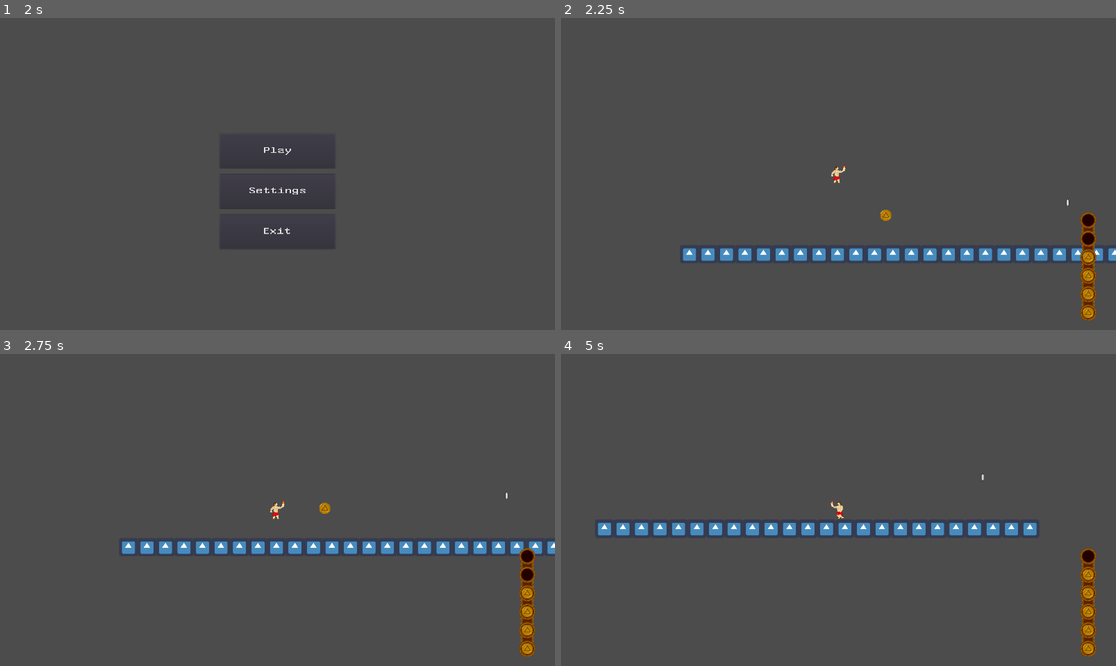
Above: before the commit, frames 1-4 (two rows, left to right).
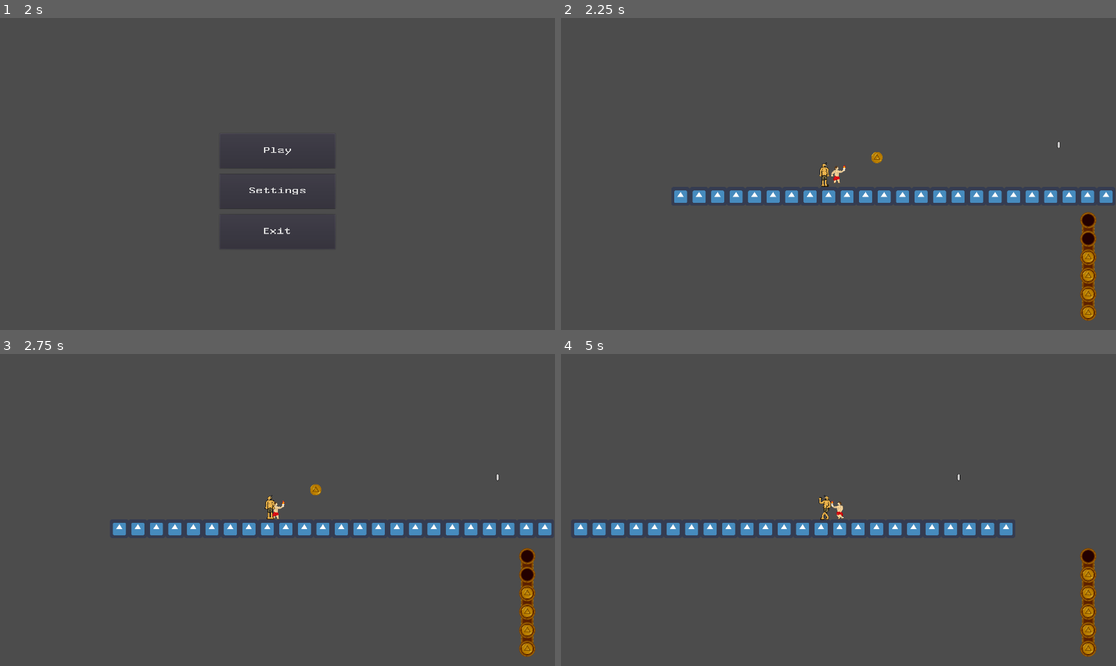
Above: after the commit, the same moments.

Repository: Shapkofil/prometheus
Game: Godot game, scene res://UI/MainMenu.tscn
The game is run twice, just before and just after one commit, with the same random seed, the same clock (stepped at 60 frames per second) and the same inputs. The engine's default icon, where the game draws it, is replaced by a stand-in: a white triangle on a blue panel in a dark square.
Inputs:
- Up to frame 1 (2 s): click "Settings" at 0.5 s; click "Back" at 1.25 s
- Up to frame 2 (2.25 s): click "Play" at 2 s
- Up to frame 3 (2.75 s): no input
- Up to frame 4 (5 s): hold Right (ui_right) 2.78-4.28 s; tap Up (ui_up) at 3.02, 3.77 s; hold Left (ui_left) from 4.28 s (still down)

Frame 1 is identical in both runs. In frame 2, 4.8% of the frame differs, in the area x 20-100%, y 39-78%; in frame 3, 4.7%; in frame 4, 2.5%.

Commit message:
Added a cyclops

Diff:
--- a/Prometheus/CanvasLayer.gd
+++ b/Prometheus/CanvasLayer.gd
@@ -18,14 +18,10 @@
 	get_child(0).visible = not isPaused
 
 
-
-func _on_Settings_pressed():
-# warning-ignore:return_value_discarded
-	get_tree().change_scene("res://UI/Settings.tscn")
-
-
 func _on_RestartLevel_pressed():
-	GlobalVars.playerSavedPosition = [100, 0]
+	GlobalVars.hasCoin = false
+	GlobalVars.hasMirror = false
+	GlobalVars.playerSavedPosition = [100, 200]
 	get_tree().paused = false
 # warning-ignore:return_value_discarded
 	get_tree().change_scene("res://Node2D.tscn")
@@ -33,6 +29,8 @@
 
 func _on_QuitToMain_pressed():
 	get_tree().paused = false
+	GlobalVars.hasCoin = false
+	GlobalVars.hasMirror = false
 	GlobalVars.playerSavedPosition = [100, 0]
 # warning-ignore:return_value_discarded
 	get_tree().change_scene("res://UI/MainMenu.tscn")
--- /dev/null
+++ b/Prometheus/CyclopsMob.gd
@@ -0,0 +1,51 @@
+extends KinematicBody2D
+
+var direction = false
+
+func _ready():
+	position = Vector2(100, 200)
+
+export var GRAVITY = 700.0 # pixels/second/second
+
+# Angle in degrees towards either side that the player can consider "floor"
+export var FLOOR_ANGLE_TOLERANCE = 40
+export var WALK_FORCE = 600
+export var WALK_MIN_SPEED = 10
+export var WALK_MAX_SPEED = 200
+
+export var SLIDE_STOP_VELOCITY = 1.0 # one pixel/second
+export var SLIDE_STOP_MIN_TRAVEL = 1.0 # one pixel
+
+var velocity = Vector2()
+var on_air_time = 100
+
+var random_props = {}
+
+
+
+func _physics_process(delta):
+	# Create forces
+	var force = Vector2(0, GRAVITY)
+
+	if direction:
+		if velocity.x <= WALK_MIN_SPEED and velocity.x > -WALK_MAX_SPEED:
+			force.x -= WALK_FORCE
+			$AnimatedSprite.play("move-loop")
+			$AnimatedSprite.flip_h = false
+
+	elif direction == false:
+		if velocity.x >= -WALK_MIN_SPEED and velocity.x < WALK_MAX_SPEED:
+			force.x += WALK_FORCE
+			$AnimatedSprite.play("move-loop")
+			$AnimatedSprite.flip_h = true
+
+	# Integrate forces to velocity
+	velocity += force * delta
+	# Integrate velocity into motion and move
+	velocity = move_and_slide(velocity, Vector2(0, -1))
+
+	if position.x > 250 and direction == false:
+		direction = true
+
+	if position.x < -5 and direction == true:
+		direction = false
--- a/Prometheus/Node2D.tscn
+++ b/Prometheus/Node2D.tscn
@@ -11,12 +11,15 @@
 [ext_resource path="res://UI/west_england.ttf" type="DynamicFontData" id=9]
 [ext_resource path="res://UI/QuitToMain.gd" type="Script" id=10]
 [ext_resource path="res://UI/PauseMenu.gd" type="Script" id=11]
-[ext_resource path="res://UI/SettingsMenu.gd" type="Script" id=12]
+[ext_resource path="res://CyclopsMob.gd" type="Script" id=12]
 [ext_resource path="res://Resume.gd" type="Script" id=13]
 [ext_resource path="res://CanvasLayer.gd" type="Script" id=14]
 [ext_resource path="res://Player/Legs.gd" type="Script" id=15]
-
-[sub_resource type="Shader" id=1]
+[ext_resource path="res://Assets/CyclopsMovement/cyclops movement 1.png" type="Texture" id=16]
+[ext_resource path="res://Assets/CyclopsMovement/cyclops movement 2.png" type="Texture" id=17]
+[ext_resource path="res://Assets/CyclopsMovement/cyclops movement 3.png" type="Texture" id=18]
+
+[sub_resource type="Shader" id=3]
 code = "shader_type canvas_item;
 
 uniform float size_x=0.005;
@@ -117,27 +120,19 @@
 scale = 6.0
 scale_random = 1.0
 
-[sub_resource type="AtlasTexture" id=7]
+[sub_resource type="AtlasTexture" id=9]
 flags = 4
 atlas = ExtResource( 7 )
 region = Rect2( 0, 192, 64, 64 )
 
-[sub_resource type="SpriteFrames" id=8]
+[sub_resource type="SpriteFrames" id=10]
 animations = [ {
-"frames": [ SubResource( 7 ) ],
+"frames": [ SubResource( 9 ) ],
 "loop": true,
 "name": "default",
 "speed": 5.0
 } ]
 
-[sub_resource type="DynamicFont" id=9]
-size = 40
-font_data = ExtResource( 9 )
-
-[sub_resource type="DynamicFont" id=10]
-size = 40
-font_data = ExtResource( 9 )
-
 [sub_resource type="DynamicFont" id=11]
 size = 40
 font_data = ExtResource( 9 )
@@ -154,11 +149,22 @@
 size = 40
 font_data = ExtResource( 9 )
 
+[sub_resource type="SpriteFrames" id=1]
+animations = [ {
+"frames": [ ExtResource( 16 ), ExtResource( 17 ), ExtResource( 18 ) ],
+"loop": true,
+"name": "move-loop",
+"speed": 5.0
+} ]
+
+[sub_resource type="RectangleShape2D" id=2]
+extents = Vector2( 19.2206, 41.6267 )
+
 [node name="Node2D" type="Node2D"]
-material = SubResource( 2 )
+material = SubResource( 4 )
 
 [node name="TileMap" type="TileMap" parent="."]
-tile_set = SubResource( 5 )
+tile_set = SubResource( 7 )
 cell_quadrant_size = 64
 format = 1
 tile_data = PoolIntArray( 327673, 0, 0, 327674, 0, 0, 327675, 0, 0, 327676, 0, 0, 327677, 0, 0, 327678, 0, 0, 327679, 0 …(243 unchanged characters)…
@@ -222,11 +228,11 @@
 
 [node name="Label" type="Label" parent="CanvasLayer/PauseMenu"]
 margin_left = 830.0
-margin_top = 160.0
+margin_top = 300.0
 margin_right = 1080.0
-margin_bottom = 220.0
+margin_bottom = 360.0
 rect_pivot_offset = Vector2( 125, 30 )
-custom_fonts/font = SubResource( 9 )
+custom_fonts/font = SubResource( 11 )
 text = "Pause menu"
 __meta__ = {
 "_edit_use_anchors_": false
@@ -234,47 +240,22 @@
 
 [node name="Resume" type="Button" parent="CanvasLayer/PauseMenu"]
 margin_left = 800.0
-margin_top = 300.0
+margin_top = 420.0
 margin_right = 1120.0
-margin_bottom = 370.0
+margin_bottom = 490.0
 rect_pivot_offset = Vector2( 160, 35 )
-custom_fonts/font = SubResource( 10 )
+custom_fonts/font = SubResource( 12 )
 text = "Resume"
 script = ExtResource( 13 )
 __meta__ = {
 "_edit_use_anchors_": false
 }
 
-[node name="Settings" type="Button" parent="CanvasLayer/PauseMenu"]
+[node name="RestartLevel" type="Button" parent="CanvasLayer/PauseMenu"]
 margin_left = 800.0
-margin_top = 400.0
+margin_top = 520.0
 margin_right = 1120.0
-margin_bottom = 470.0
-rect_pivot_offset = Vector2( 160, 35 )
-custom_fonts/font = SubResource( 11 )
-text = "Settings"
-script = ExtResource( 12 )
-__meta__ = {
-"_edit_use_anchors_": false
-}
-
-[node name="SaveGame" type="Button" parent="CanvasLayer/PauseMenu"]
-margin_left = 800.0
-margin_top = 500.0
-margin_right = 1120.0
-margin_bottom = 570.0
-rect_pivot_offset = Vector2( 160, 35 )
-custom_fonts/font = SubResource( 12 )
-text = "Save game"
-__meta__ = {
-"_edit_use_anchors_": false
-}
-
-[node name="RestartLevel" type="Button" parent="CanvasLayer/PauseMenu"]
-margin_left = 801.67
-margin_top = 600.0
-margin_right = 1121.67
-margin_bottom = 670.0
+margin_bottom = 590.0
 custom_fonts/font = SubResource( 13 )
 text = "Restart level"
 __meta__ = {
@@ -282,10 +263,10 @@
 }
 
 [node name="QuitToMain" type="Button" parent="CanvasLayer/PauseMenu"]
-margin_left = 746.0
-margin_top = 730.0
-margin_right = 1206.0
-margin_bottom = 800.0
+margin_left = 720.0
+margin_top = 620.0
+margin_right = 1180.0
+margin_bottom = 690.0
 rect_pivot_offset = Vector2( 230, 35 )
 custom_fonts/font = SubResource( 14 )
 text = "Quit to main menu"
@@ -293,7 +274,17 @@
 __meta__ = {
 "_edit_use_anchors_": false
 }
+
+[node name="CyclopsMob" type="KinematicBody2D" parent="."]
+script = ExtResource( 12 )
+
+[node name="AnimatedSprite" type="AnimatedSprite" parent="CyclopsMob"]
+frames = SubResource( 1 )
+animation = "move-loop"
+
+[node name="CollisionShape2D" type="CollisionShape2D" parent="CyclopsMob"]
+position = Vector2( -4.76656, 2.38329 )
+shape = SubResource( 2 )
 [connection signal="pressed" from="CanvasLayer/PauseMenu/Resume" to="CanvasLayer" method="_on_Resume_pressed"]
-[connection signal="pressed" from="CanvasLayer/PauseMenu/Settings" to="CanvasLayer" method="_on_Settings_pressed"]
 [connection signal="pressed" from="CanvasLayer/PauseMenu/RestartLevel" to="CanvasLayer" method="_on_RestartLevel_pressed"]
 [connection signal="pressed" from="CanvasLayer/PauseMenu/QuitToMain" to="CanvasLayer" method="_on_QuitToMain_pressed"]
--- /dev/null
+++ b/Prometheus/Player/Mobs/CyclopsMob.tscn
@@ -0,0 +1,28 @@
+[gd_scene load_steps=6 format=2]
+
+[ext_resource path="res://Assets/CyclopsMovement/cyclops movement 1.png" type="Texture" id=1]
+[ext_resource path="res://Assets/CyclopsMovement/cyclops movement 2.png" type="Texture" id=2]
+[ext_resource path="res://Assets/CyclopsMovement/cyclops movement 3.png" type="Texture" id=3]
+
+[sub_resource type="SpriteFrames" id=1]
+animations = [ {
+"frames": [ ExtResource( 1 ), ExtResource( 2 ), ExtResource( 3 ) ],
+"loop": true,
+"name": "move-loop",
+"speed": 5.0
+} ]
+
+[sub_resource type="RectangleShape2D" id=2]
+extents = Vector2( 19.2206, 41.6267 )
+
+[node name="CyclopsMob" type="KinematicBody2D"]
+
+[node name="AnimatedSprite" type="AnimatedSprite" parent="."]
+frames = SubResource( 1 )
+animation = "move-loop"
+frame = 1
+playing = true
+
+[node name="CollisionShape2D" type="CollisionShape2D" parent="."]
+position = Vector2( -4.76656, 2.38329 )
+shape = SubResource( 2 )
--- a/Prometheus/Player/player.tscn
+++ b/Prometheus/Player/player.tscn
@@ -7,22 +7,22 @@
 
 [sub_resource type="AtlasTexture" id=1]
 flags = 4
-atlas = ExtResource( 3 )
+atlas = ExtResource( 4 )
 region = Rect2( 0, 0, 64, 64 )
 
 [sub_resource type="AtlasTexture" id=2]
 flags = 4
-atlas = ExtResource( 3 )
+atlas = ExtResource( 4 )
 region = Rect2( 64, 0, 64, 64 )
 
 [sub_resource type="AtlasTexture" id=3]
 flags = 4
-atlas = ExtResource( 3 )
+atlas = ExtResource( 4 )
 region = Rect2( 128, 0, 64, 64 )
 
 [sub_resource type="AtlasTexture" id=4]
 flags = 4
-atlas = ExtResource( 3 )
+atlas = ExtResource( 4 )
 region = Rect2( 192, 0, 64, 64 )
 
 [sub_resource type="AtlasTexture" id=5]
@@ -57,29 +57,29 @@
 
 [sub_resource type="AtlasTexture" id=11]
 flags = 4
-atlas = ExtResource( 4 )
+atlas = ExtResource( 3 )
 region = Rect2( 0, 0, 64, 64 )
 
 [sub_resource type="AtlasTexture" id=12]
 flags = 4
-atlas = ExtResource( 4 )
+atlas = ExtResource( 3 )
 region = Rect2( 64, 0, 64, 64 )
 
 [sub_resource type="AtlasTexture" id=13]
 flags = 4
-atlas = ExtResource( 4 )
+atlas = ExtResource( 3 )
 region = Rect2( 128, 0, 64, 64 )
 
 [sub_resource type="AtlasTexture" id=14]
 flags = 4
-atlas = ExtResource( 4 )
+atlas = ExtResource( 3 )
 region = Rect2( 192, 0, 64, 64 )
 
 [sub_resource type="SpriteFrames" id=15]
 animations = [ {
 "frames": [ SubResource( 1 ), SubResource( 2 ), SubResource( 3 ), SubResource( 4 ) ],
 "loop": true,
-"name": "move-loop",
+"name": "jump-loop",
 "speed": 5.0
 }, {
 "frames": [ SubResource( 5 ), SubResource( 6 ), SubResource( 7 ), SubResource( 8 ), SubResource( 9 ), SubResource( 10 ) ],
@@ -89,7 +89,7 @@
 }, {
 "frames": [ SubResource( 11 ), SubResource( 12 ), SubResource( 13 ), SubResource( 14 ) ],
 "loop": true,
-"name": "jump-loop",
+"name": "move-loop",
 "speed": 5.0
 } ]
 
--- a/Prometheus/Presets/FireBar/Firebar.gd
+++ b/Prometheus/Presets/FireBar/Firebar.gd
@@ -5,7 +5,6 @@
 func _ready():
 	get_parent().subscribe(self)
 	update_fire()
-	pass # Replace with function body.
 
 
 func update_fire():
--- a/Prometheus/Presets/Interactable/Fire_coin.gd
+++ b/Prometheus/Presets/Interactable/Fire_coin.gd
@@ -8,9 +8,11 @@
 
 # Called when the node enters the scene tree for the first time.
 func _ready():
-	pass # Replace with function body.
+	if GlobalVars.hasCoin == true:
+		visible = false
 
 func execute(collisions):
+	GlobalVars.hasCoin = true
 	for collision in collisions:
 		if collision.name == "player":
 			collision.affect_fire(1,0)
--- a/Prometheus/Presets/Interactable/Interactable.tscn
+++ b/Prometheus/Presets/Interactable/Interactable.tscn
@@ -3,10 +3,11 @@
 [ext_resource path="res://Presets/Interactable/Interactable.gd" type="Script" id=2]
 
 [sub_resource type="RectangleShape2D" id=1]
-extents = Vector2( 56.3365, 56.5477 )
+extents = Vector2( 27.6408, 30.1212 )
 
 [node name="Interactable" type="Area2D"]
 script = ExtResource( 2 )
 
 [node name="CollisionShape2D" type="CollisionShape2D" parent="."]
+position = Vector2( 0.663422, 0 )
 shape = SubResource( 1 )
--- a/Prometheus/Presets/Interactable/Mirror.gd
+++ b/Prometheus/Presets/Interactable/Mirror.gd
@@ -8,9 +8,11 @@
 
 # Called when the node enters the scene tree for the first time.
 func _ready():
-	pass # Replace with function body.
+	if GlobalVars.hasMirror == true:
+		visible = false
 
 func execute(collisions):
+	GlobalVars.hasMirror = true
 	for collision in collisions:
 		if collision.name == "player":
 			collision.random_props['hasMirror'] = true
--- a/Prometheus/UI/GlobalVars.gd
+++ b/Prometheus/UI/GlobalVars.gd
@@ -1,4 +1,8 @@
 extends Node
 
 var lastScene = null
-var playerSavedPosition = Vector2(100, 0)
+var playerSavedPosition = Vector2(100, 200)
+
+
+var hasCoin = false
+var hasMirror = false
--- a/Prometheus/UI/PauseMenu.gd
+++ b/Prometheus/UI/PauseMenu.gd
@@ -4,36 +4,3 @@
 
 func _ready():
 	GlobalVars.lastScene = "res://Node2D.tscn"
-
-
-#func _input(event):
-#	if event.is_action_pressed("ui_pause"):
-#		isPaused = not get_tree().paused
-#		get_tree().paused = not get_tree().paused
-#		visible = isPaused
-#
-#
-#func _on_Resume_pressed():
-#	get_tree().paused = not get_tree().paused
-#	visible = not isPaused
-#	print("Resume clicked!")
-#
-#
-#
-#func _on_Settings_pressed():
-## warning-ignore:return_value_discarded
-#	get_tree().change_scene("res://UI/Settings.tscn")
-#
-#
-#func _on_RestartLevel_pressed():
-#	GlobalVars.playerSavedPosition = [100, 0]
-#	get_tree().paused = false
-## warning-ignore:return_value_discarded
-#	get_tree().change_scene("res://Node2D.tscn")
-#	print("Restart clicked!")
-#
-#
-#func _on_QuitToMain_pressed():
-#	GlobalVars.playerSavedPosition = [100, 0]
-## warning-ignore:return_value_discarded
-#	get_tree().change_scene("res://UI/MainMenu.tscn")
--- a/Prometheus/UI/PauseMenu.tscn
+++ b/Prometheus/UI/PauseMenu.tscn
@@ -1,31 +1,22 @@
-[gd_scene load_steps=11 format=2]
+[gd_scene load_steps=8 format=2]
 
 [ext_resource path="res://UI/west_england.ttf" type="DynamicFontData" id=1]
 [ext_resource path="res://UI/QuitToMain.gd" type="Script" id=2]
-[ext_resource path="res://UI/SettingsMenu.gd" type="Script" id=3]
 [ext_resource path="res://UI/PauseMenu.gd" type="Script" id=4]
 
-[sub_resource type="DynamicFont" id=8]
+[sub_resource type="DynamicFont" id=1]
 size = 40
 font_data = ExtResource( 1 )
 
-[sub_resource type="DynamicFont" id=9]
+[sub_resource type="DynamicFont" id=2]
 size = 40
 font_data = ExtResource( 1 )
 
-[sub_resource type="DynamicFont" id=10]
-size = 40
-font_data = ExtResource( 1 )
-
-[sub_resource type="DynamicFont" id=11]
-size = 40
-font_data = ExtResource( 1 )
-
-[sub_resource type="DynamicFont" id=12]
+[sub_resource type="DynamicFont" id=3]
 size = 38
 font_data = ExtResource( 1 )
 
-[sub_resource type="DynamicFont" id=13]
+[sub_resource type="DynamicFont" id=4]
 size = 40
 font_data = ExtResource( 1 )
 
@@ -42,12 +33,12 @@
 
 [node name="Label" type="Label" parent="."]
 pause_mode = 2
-margin_left = 830.0
-margin_top = 160.0
-margin_right = 1080.0
-margin_bottom = 220.0
+margin_left = 835.0
+margin_top = 300.0
+margin_right = 1085.0
+margin_bottom = 360.0
 rect_pivot_offset = Vector2( 125, 30 )
-custom_fonts/font = SubResource( 8 )
+custom_fonts/font = SubResource( 1 )
 text = "Pause menu"
 __meta__ = {
 "_edit_use_anchors_": false
@@ -56,39 +47,12 @@
 [node name="Resume" type="Button" parent="."]
 pause_mode = 2
 margin_left = 800.0
-margin_top = 300.0
+margin_top = 420.0
 margin_right = 1120.0
-margin_bottom = 370.0
+margin_bottom = 490.0
 rect_pivot_offset = Vector2( 160, 35 )
-custom_fonts/font = SubResource( 9 )
+custom_fonts/font = SubResource( 2 )
 text = "Resume"
-__meta__ = {
-"_edit_use_anchors_": false
-}
-
-[node name="Settings" type="Button" parent="."]
-pause_mode = 2
-margin_left = 800.0
-margin_top = 400.0
-margin_right = 1120.0
-margin_bottom = 470.0
-rect_pivot_offset = Vector2( 160, 35 )
-custom_fonts/font = SubResource( 10 )
-text = "Settings"
-script = ExtResource( 3 )
-__meta__ = {
-"_edit_use_anchors_": false
-}
-
-[node name="SaveGame" type="Button" parent="."]
-pause_mode = 2
-margin_left = 800.0
-margin_top = 500.0
-margin_right = 1120.0
-margin_bottom = 570.0
-rect_pivot_offset = Vector2( 160, 35 )
-custom_fonts/font = SubResource( 11 )
-text = "Save game"
 __meta__ = {
 "_edit_use_anchors_": false
 }
@@ -96,10 +60,10 @@
 [node name="RestartLevel" type="Button" parent="."]
 pause_mode = 2
 margin_left = 801.67
-margin_top = 600.0
+margin_top = 520.0
 margin_right = 1121.67
-margin_bottom = 670.0
-custom_fonts/font = SubResource( 12 )
+margin_bottom = 590.0
+custom_fonts/font = SubResource( 3 )
 text = "Restart level"
 __meta__ = {
 "_edit_use_anchors_": false
@@ -107,18 +71,17 @@
 
 [node name="QuitToMain" type="Button" parent="."]
 pause_mode = 2
-margin_left = 746.0
-margin_top = 730.0
-margin_right = 1206.0
-margin_bottom = 800.0
+margin_left = 720.0
+margin_top = 620.0
+margin_right = 1180.0
+margin_bottom = 690.0
 rect_pivot_offset = Vector2( 230, 35 )
-custom_fonts/font = SubResource( 13 )
+custom_fonts/font = SubResource( 4 )
 text = "Quit to main menu"
 script = ExtResource( 2 )
 __meta__ = {
 "_edit_use_anchors_": false
 }
 [connection signal="pressed" from="Resume" to="." method="_on_Resume_pressed"]
-[connection signal="pressed" from="Settings" to="Settings" method="_on_Settings_pressed"]
 [connection signal="pressed" from="RestartLevel" to="." method="_on_RestartLevel_pressed"]
 [connection signal="pressed" from="QuitToMain" to="QuitToMain" method="_on_QuitToMain_pressed"]
Binary file added: Prometheus/Assets/Background/Background forest.png
Not shown, added: Prometheus/Assets/Background/Background forest.png.import
Binary file added: Prometheus/Assets/Background/Backgroung sea 2 project.png
Not shown, added: Prometheus/Assets/Background/Backgroung sea 2 project.png.import
Binary file added: Prometheus/Assets/Background/Mountain background.png
Not shown, added: Prometheus/Assets/Background/Mountain background.png.import
Binary file added: Prometheus/Assets/ashes of mobs.png
Not shown, added: Prometheus/Assets/ashes of mobs.png.import
Binary file added: Prometheus/Assets/centauros/centauros already attacked.png
Not shown, added: Prometheus/Assets/centauros/centauros already attacked.png.import
Binary file added: Prometheus/Assets/centauros/centauros burning.png
Not shown, added: Prometheus/Assets/centauros/centauros burning.png.import
(and 18 more such lines)
